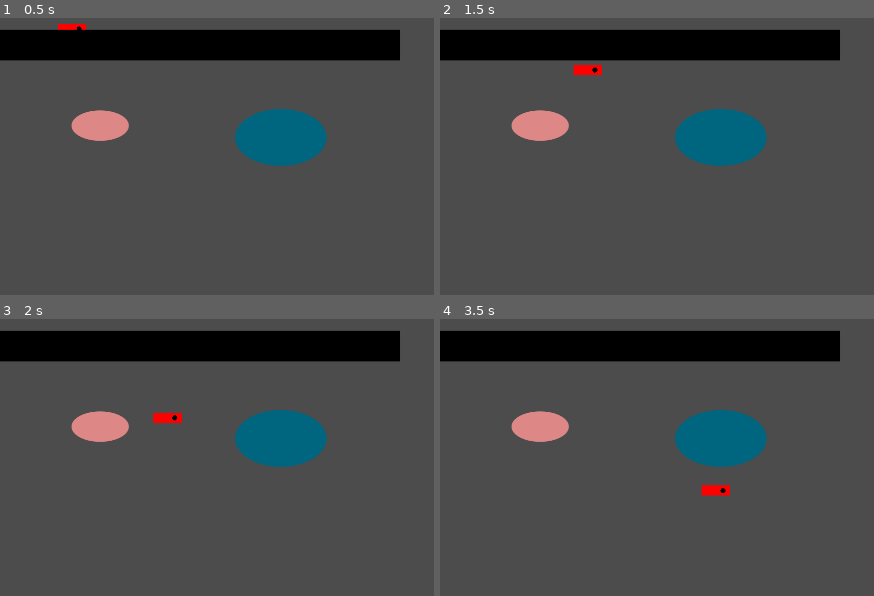
Above: before the commit, frames 1-4 (two rows, left to right).
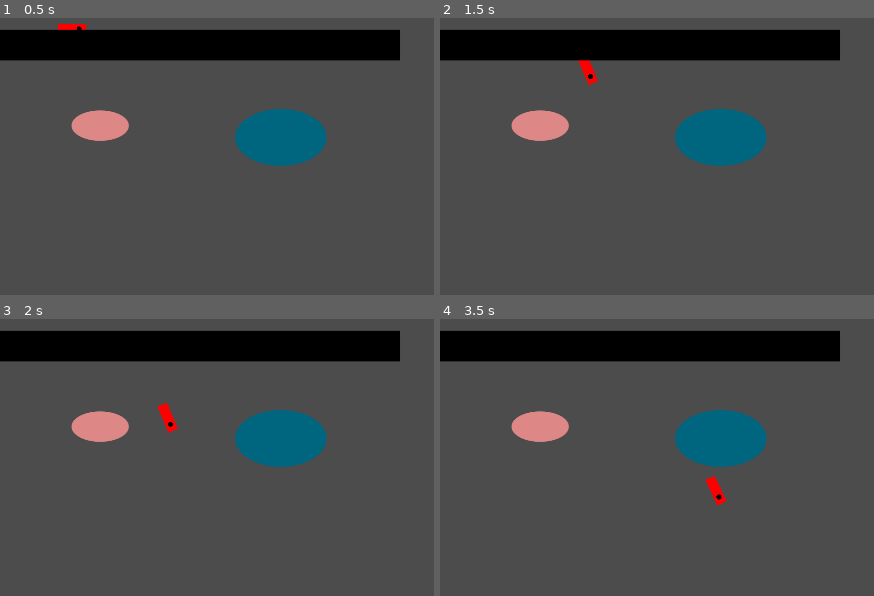
Above: after the commit, the same moments.

Repository: the-g-force/FamJam-June2020
Game: Godot game, scene res://src/Aquarium.tscn
Same seed, same stepped clock (60 frames per second), same inputs: the game is played once before the commit and once after it.
Inputs (mouse positions are in pixels of both pictures, inside the frame that each line leads up to):
- Up to frame 1 (0.5 s): no input
- Up to frame 2 (1.5 s): tap Enter at 0.5 s; move the mouse to (outside the picture) at 0.52 s; click (outside the picture) at 0.6 s; move the mouse to (678, 286) at 1.27 s; click (678, 286) at 1.35 s
- Up to frame 3 (2 s): no input
- Up to frame 4 (3.5 s): move the mouse to (outside the picture) at 2.02 s; click (outside the picture) at 2.1 s; tap Space at 2.75 s; move the mouse to (outside the picture) at 2.77 s; click (outside the picture) at 2.85 s

Frame 1 is identical in both runs. In frame 2, 0.3% of the frame differs, in the area x 30-38%, y 15-25%; in frame 3, 0.3%; in frame 4, 0.3%, in the area x 60-67%, y 56-68%.

Commit message:
Add fish look in direction moving

Diff:
--- a/project/src/Fish.gd
+++ b/project/src/Fish.gd
@@ -19,6 +19,7 @@
 		var trajectory : Vector2 = destination - get_global_transform().origin
 		var _velocity : Vector2 = trajectory.normalized() * delta * speed
 		var _error = move_and_collide(_velocity)
+		rotation = trajectory.angle()
 		if (destination - get_global_transform().origin).length_squared() < THRESHOLD:
 			_should_move = false
 
